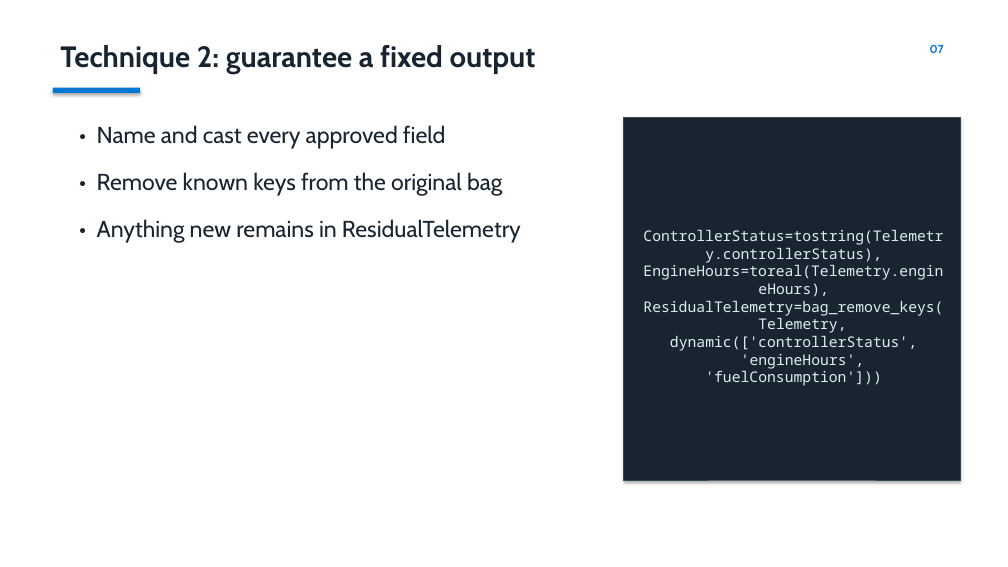
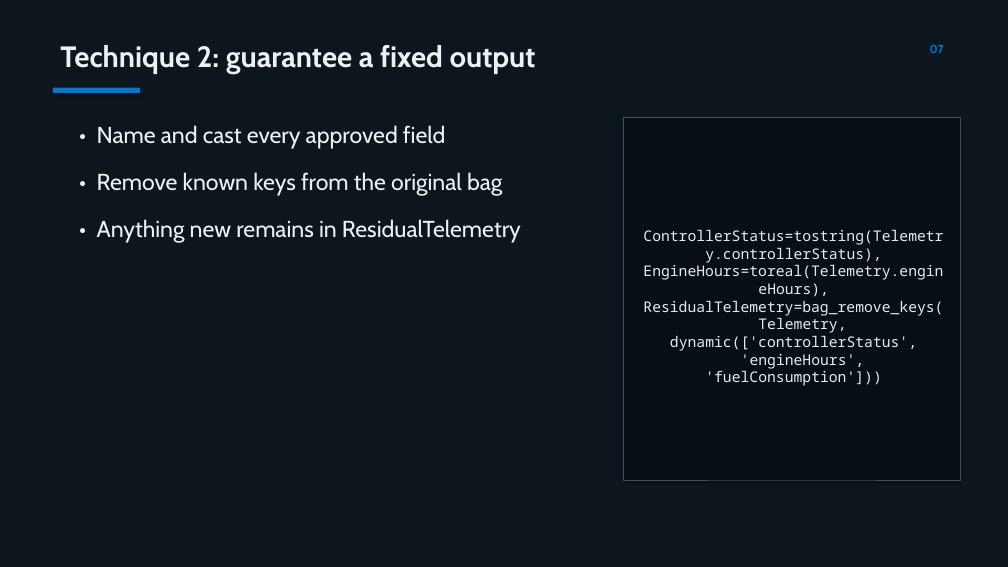
Before and after one commit to MatthieuLefebvre/eventhouse-schema-drift-reference, a slide deck: slide 7 of presentation/eventhouse-schema-drift-reference.pptx. Drawn at 1008x567 pixels with LibreOffice and Linux fonts; fonts in the diff are those of the drawing. Boxes give left, top, right and bottom in pixels: in the first picture for what was removed or moved away, otherwise in the second. Text is boxed around its words. In the diff, an @@ line names an element or a change of style, - is before the commit and + after.

Commit message:
Apply dark theme to presentation

```diff
--- a/presentation/eventhouse-schema-drift-reference.pptx
+++ b/presentation/eventhouse-schema-drift-reference.pptx
@@ background #FFFFFF to #0E161D @@
@@ text "Technique 2: guarantee a fixed ..." at [60, 45, 536, 74]: text colour #182530 to #EBF2F4 @@
@@ text "• Name and cast every ..." at [97, 125, 521, 243]: text colour #182530 to #EBF2F4 @@
@@ rectangle "ControllerStatus=tostring(Telemetry.controllerStatus), Engin ..." at [624, 117, 960, 480]: fill #182530 to #080F14; outline #384852 0.75 pt to #3C525C 0.75 pt @@
```
Also in this commit, not shown: 11 other slides changed, 2 other files.
